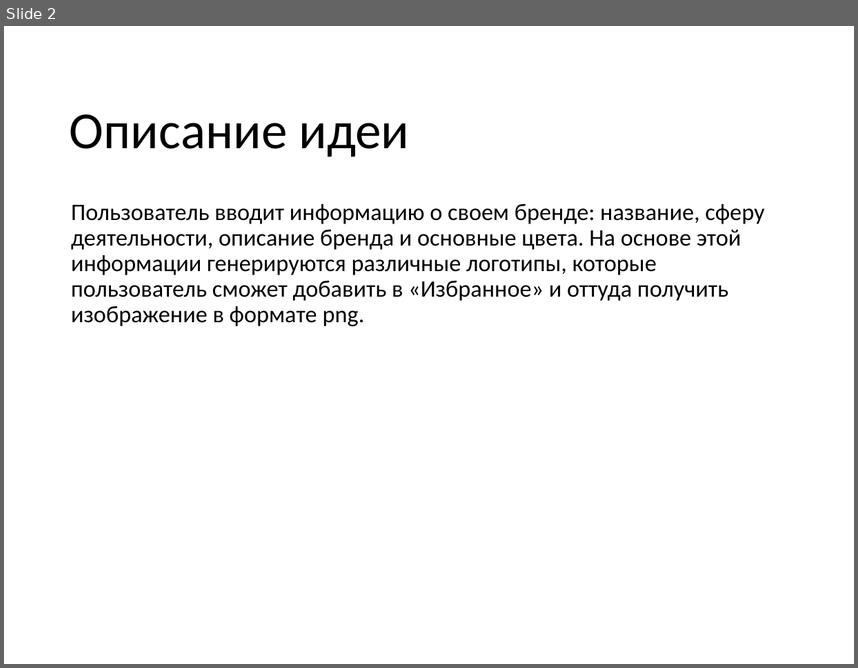
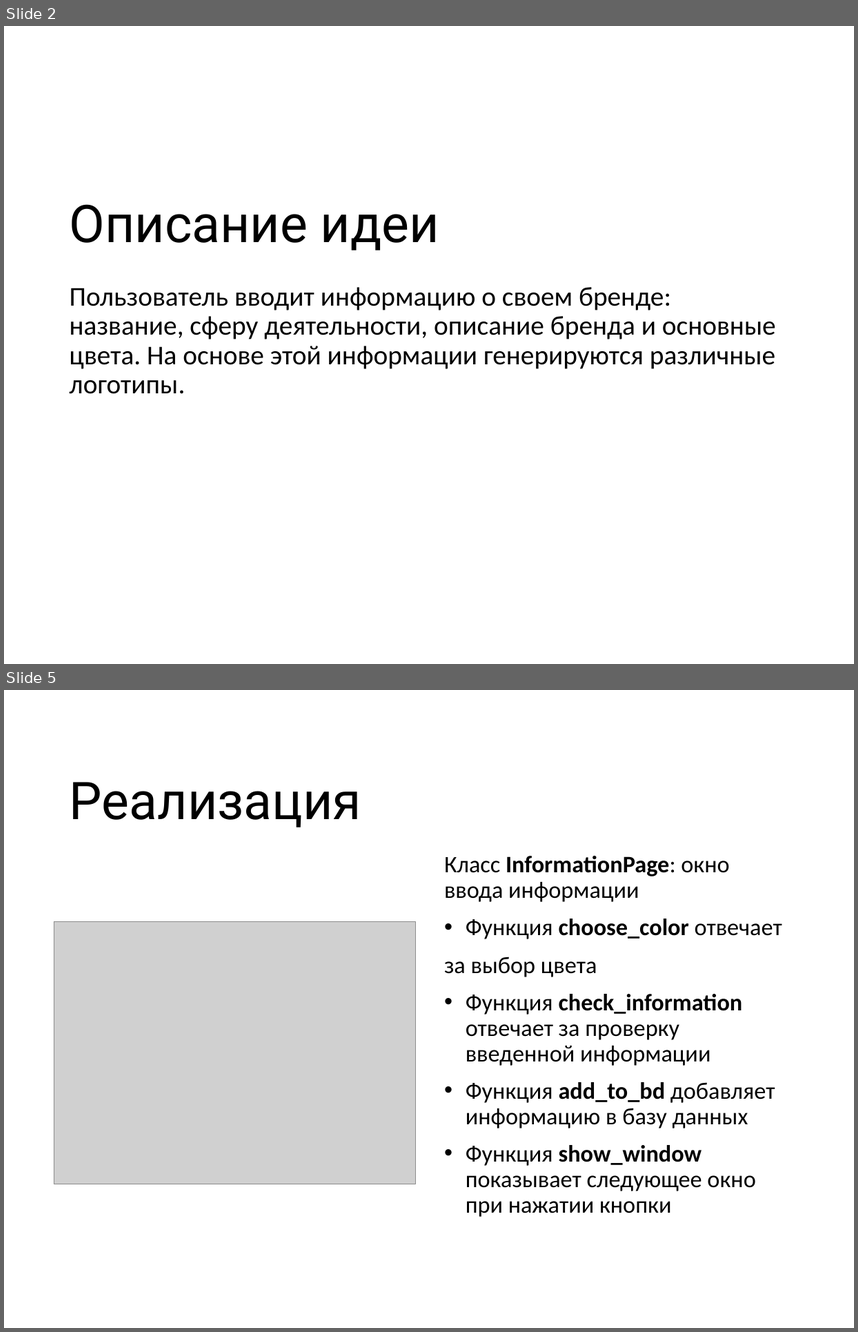
Before and after one commit to paullyaw/logogenerator, a slide deck: Генератор логотипов.pptx. Shown one above the other, each under a label of ours: slide 2 before the commit, slides 2 and 5 after it; the slides between them are not shown. The pictures are 858x668 and 858x1332 pixels, drawn with LibreOffice and Linux fonts; fonts in the diff are those of the drawing; grey boxes stand for pictures; background and template pictures are left out. Boxes give left, top, right and bottom in pixels: in the first picture for what was removed or moved away, otherwise in the second. Text is boxed around its words. In the diff, an @@ line names an element or a change of style, - is before the commit and + after.

```diff
--- a/Генератор логотипов.pptx
+++ b/Генератор логотипов.pptx
@@ slide 5 added at [4,690,854,1328], background picture (left out) @@
@@ title added at [70,782,361,827], 44 pt, text #000000 @@
+Реализация
@@ text added at [444,856,782,1216], 20 pt, text #000000 @@
+Класс InformationPage: окно ввода информации
+• Функция choose_color отвечает
+за выбор цвета
+• Функция check_information отвечает за проверку введенной информации
+• Функция add_to_bd добавляет информацию в базу данных
+• Функция show_window показывает следующее окно при нажатии кнопки
@@ picture added at [54,922,415,1184] @@
@@ slide 2 changed as well @@
@@ title "Описание идеи": place and size @@
-title "Описание идеи" at [70,114,409,157]
+title "Описание идеи" at [70,204,439,250]
@@ title "Описание идеи" at [70,204,439,250]: font Calibri to Roboto @@
@@ text at [70,287,776,394]: text changed; size 20 to 23 pt @@
-Пользователь вводит информацию о своем бренде: название, сферу деятельности, описание бренда и основные цвета. На основе этой информации генерируются различные логотипы, которые пользователь сможет добавить в «Избранное» и оттуда получить изображение в формате png.
+Пользователь вводит информацию о своем бренде: название, сферу деятельности, описание бренда и основные цвета. На основе этой информации генерируются различные логотипы.
```
Also in this commit, not shown: 2 other slides changed, 5 other slides added, 2 slides removed.
